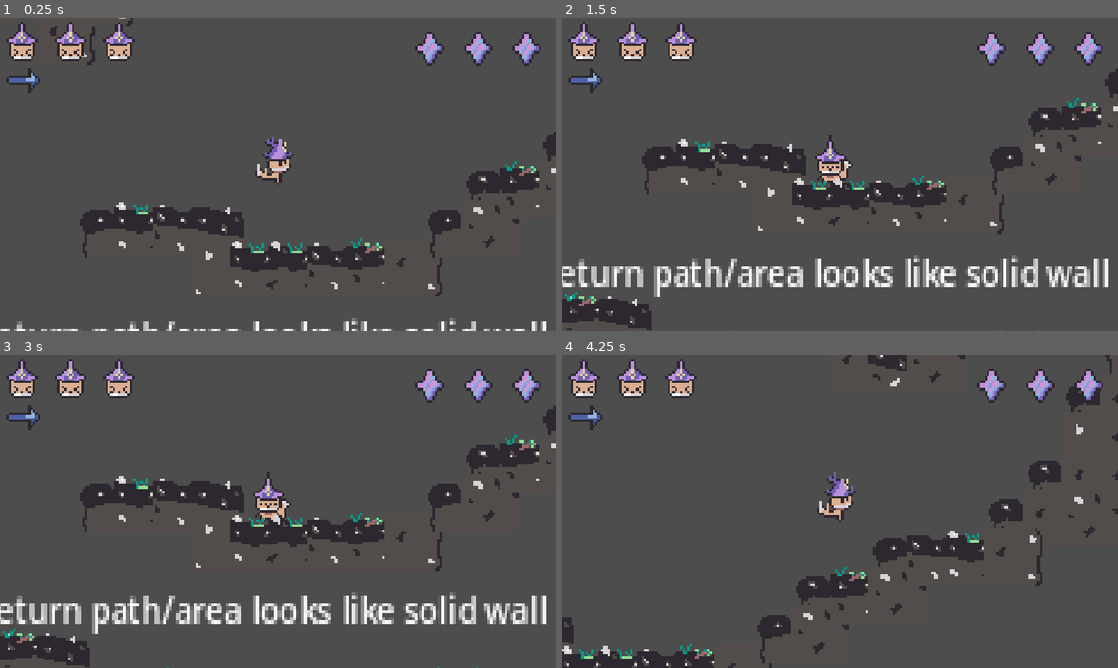
Above: before the commit, frames 1-4 (two rows, left to right).
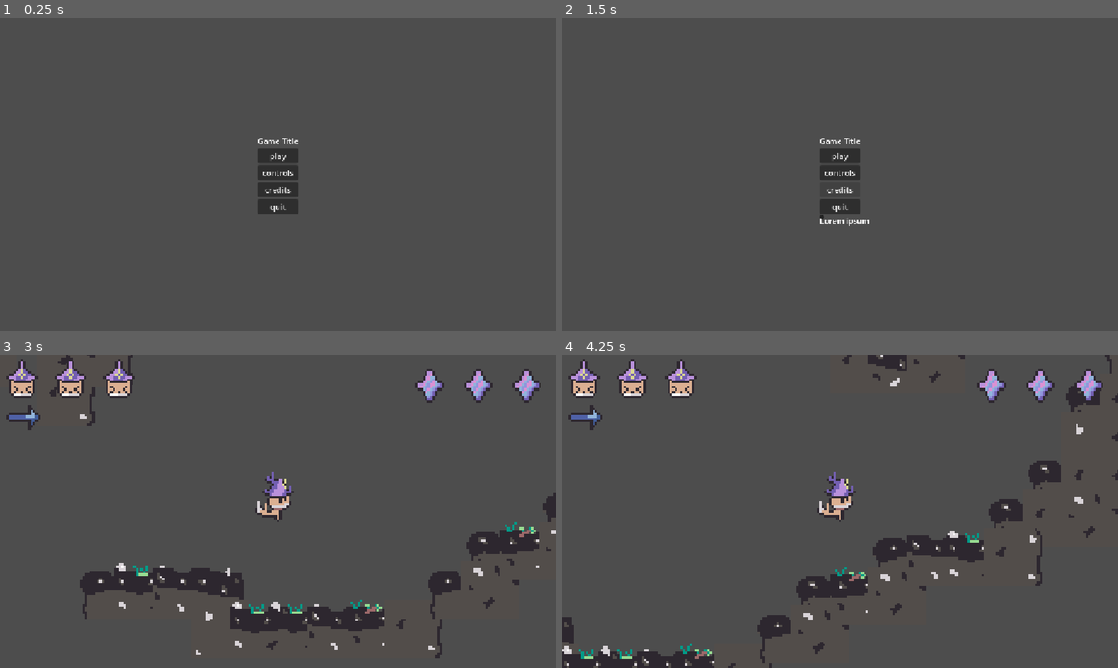
Above: after the commit, the same moments.

Repository: Astral-Scribe/Jame-Gam-Game-Jam-Game
Game: Godot game, scene res://scenes/main_menu.tscn
The game is run twice, just before and just after one commit, with the same random seed, the same clock (stepped at 60 frames per second) and the same inputs. Before the commit the project starts from res://scenes/level.tscn.
Inputs (mouse positions are in pixels of both pictures, inside the frame that each line leads up to):
- Up to frame 1 (0.25 s): no input
- Up to frame 2 (1.5 s): click (840, 171) at 0.5 s, where only the run after the commit has a clickable "controls"; click (840, 190) at 1.25 s, where only the run after the commit has a clickable "credits"
- Up to frame 3 (3 s): click (261, 555) at 2.02 s; click (278, 492) at 2.75 s, where only the run after the commit has a clickable "play"
- Up to frame 4 (4.25 s): tap Enter at 3.5 s; move the mouse to (962, 495) at 3.52 s; hold D (move_right) from 3.53 s (still down); tap Shift (dash) at 3.6 s; click (962, 495) at 3.67 s; tap Space (jump) at 3.77 s

The runs differ from the first frame. In frame 1, 10% of the frame differs, in the area x 0-100%, y 0-100%; in frame 2, 15%; in frame 3, 17%; in frame 4, nothing differs.

Commit message:
setup main menu

Diff:
--- a/game/project.godot
+++ b/game/project.godot
@@ -11,7 +11,7 @@
 [application]
 
 config/name="Game"
-run/main_scene="uid://c12qq5g6yv0s1"
+run/main_scene="uid://cgoyj63c3ygiv"
 config/features=PackedStringArray("4.7", "GL Compatibility")
 config/icon="res://icon.svg"
 
--- /dev/null
+++ b/game/scenes/main_menu.tscn
@@ -0,0 +1,95 @@
+[gd_scene format=3 uid="uid://cgoyj63c3ygiv"]
+
+[ext_resource type="Script" uid="uid://dksc8vc0cb3w1" path="res://scripts/main_menu.gd" id="1_l6cm7"]
+
+[sub_resource type="PlaceholderTexture2D" id="PlaceholderTexture2D_wfsmp"]
+
+[node name="MainMenu" type="Control" unique_id=1931666338]
+layout_mode = 3
+anchors_preset = 15
+anchor_right = 1.0
+anchor_bottom = 1.0
+grow_horizontal = 2
+grow_vertical = 2
+script = ExtResource("1_l6cm7")
+
+[node name="TextureRect" type="TextureRect" parent="." unique_id=308019427]
+visible = false
+layout_mode = 1
+anchors_preset = 15
+anchor_right = 1.0
+anchor_bottom = 1.0
+grow_horizontal = 2
+grow_vertical = 2
+texture = SubResource("PlaceholderTexture2D_wfsmp")
+
+[node name="MenuContainer" type="VBoxContainer" parent="." unique_id=46492807]
+layout_mode = 1
+anchors_preset = 8
+anchor_left = 0.5
+anchor_top = 0.5
+anchor_right = 0.5
+anchor_bottom = 0.5
+offset_left = -42.0
+offset_top = -81.5
+offset_right = 42.0
+offset_bottom = 81.5
+grow_horizontal = 2
+grow_vertical = 2
+
+[node name="Label" type="Label" parent="MenuContainer" unique_id=2104203444]
+layout_mode = 2
+text = "Game Title"
+horizontal_alignment = 1
+
+[node name="Play" type="Button" parent="MenuContainer" unique_id=407025975]
+layout_mode = 2
+text = "play"
+
+[node name="Controls" type="Button" parent="MenuContainer" unique_id=929008959]
+layout_mode = 2
+text = "controls"
+
+[node name="Credits" type="Button" parent="MenuContainer" unique_id=1465175062]
+layout_mode = 2
+text = "credits"
+
+[node name="Quit" type="Button" parent="MenuContainer" unique_id=2079485490]
+layout_mode = 2
+text = "quit"
+
+[node name="ControlsPanel" type="Panel" parent="." unique_id=1239395263]
+layout_mode = 0
+offset_left = 534.0
+offset_top = 407.5
+offset_right = 618.0
+offset_bottom = 407.5
+
+[node name="Label" type="Label" parent="ControlsPanel" unique_id=1399065657]
+layout_mode = 0
+offset_right = 40.0
+offset_bottom = 23.0
+text = "Lorem ipsum"
+
+[node name="BackButton" type="Button" parent="ControlsPanel" unique_id=999958668]
+layout_mode = 0
+offset_right = 8.0
+offset_bottom = 8.0
+
+[node name="CreditsPanel" type="Panel" parent="." unique_id=1582107571]
+layout_mode = 0
+offset_left = 534.0
+offset_top = 407.5
+offset_right = 618.0
+offset_bottom = 407.5
+
+[node name="Label" type="Label" parent="CreditsPanel" unique_id=1951640030]
+layout_mode = 0
+offset_right = 40.0
+offset_bottom = 23.0
+text = "Lorem ipsum"
+
+[node name="BackButton" type="Button" parent="CreditsPanel" unique_id=69696176]
+layout_mode = 0
+offset_right = 8.0
+offset_bottom = 8.0
--- /dev/null
+++ b/game/scripts/main_menu.gd
@@ -0,0 +1,38 @@
+extends Control
+
+@onready var play_button = $MenuContainer/Play
+@onready var controls_button = $MenuContainer/Controls
+@onready var credits_button = $MenuContainer/Credits
+@onready var quit_button = $MenuContainer/Quit
+@onready var controls_panel: Panel = $ControlsPanel
+@onready var credits_panel: Panel = $CreditsPanel
+@onready var controls_back_button: Button = $ControlsPanel/BackButton
+@onready var credits_back_button: Button = $CreditsPanel/BackButton
+
+func _ready() -> void:
+	play_button.pressed.connect(_on_play_pressed)
+	controls_button.pressed.connect(_on_controls_pressed)
+	credits_button.pressed.connect(_on_credits_pressed)
+	quit_button.pressed.connect(_on_quit_pressed)
+	controls_back_button.pressed.connect(_on_controls_back_pressed)
+	credits_back_button.pressed.connect(_on_credits_back_pressed)
+	controls_panel.visible = false
+	credits_panel.visible = false
+
+func _on_play_pressed()-> void:
+	get_tree().change_scene_to_file("res://scenes/level.tscn")
+
+func _on_controls_pressed()-> void:
+	controls_panel.visible = true
+
+func _on_credits_pressed()-> void:
+	credits_panel.visible = true
+
+func _on_quit_pressed()-> void:
+	get_tree().quit()
+
+func _on_controls_back_pressed() -> void:
+	controls_panel.visible = false
+
+func _on_credits_back_pressed() -> void:
+	credits_panel.visible
Not shown, added: game/scripts/main_menu.gd.uid
